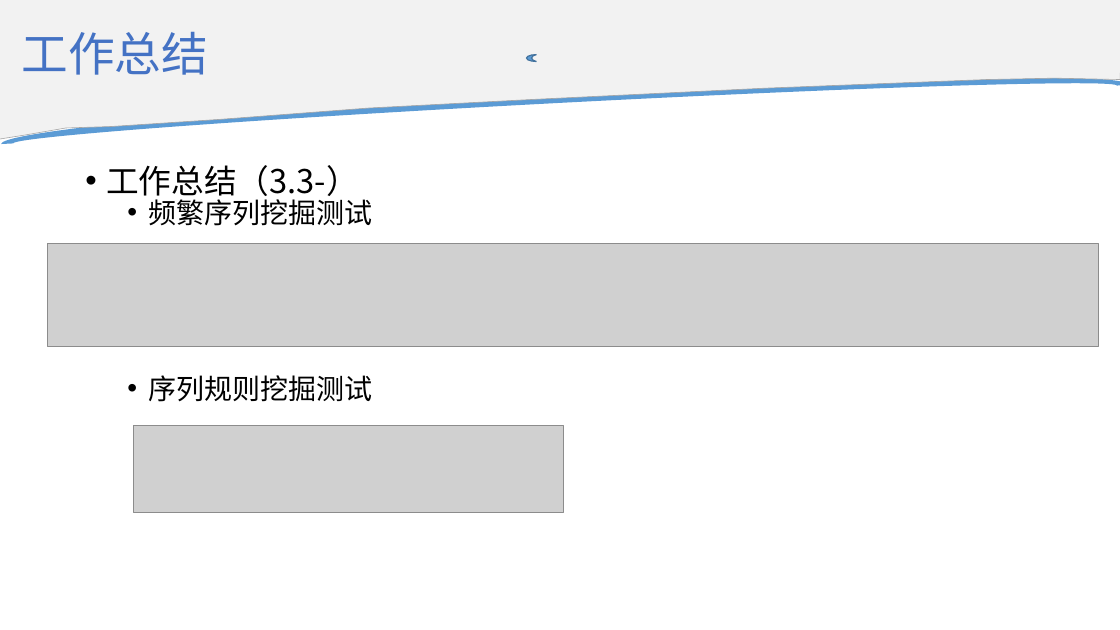
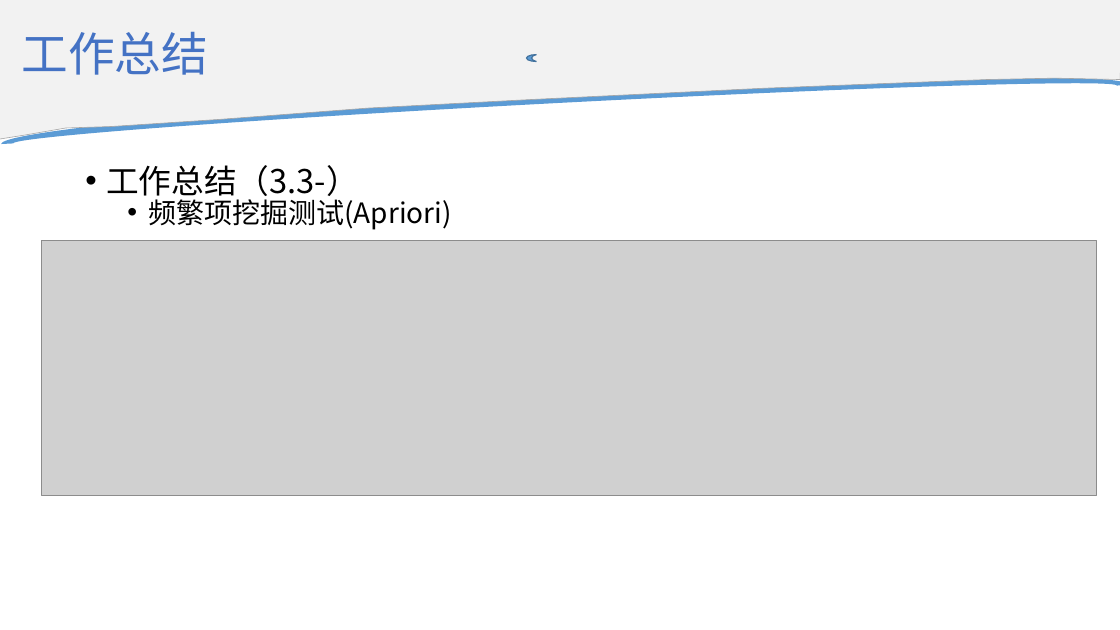
Before and after one commit to Xsaopig/C4_5G, a slide deck: slide 21 of 承载网故障检测项目工作汇报.pptx (slide 20 before the commit). Drawn at 1120x630 pixels with LibreOffice and Linux fonts; fonts in the diff are those of the drawing; grey boxes stand for pictures. Boxes give left, top, right and bottom in pixels: in the first picture for what was removed or moved away, otherwise in the second. Text is boxed around its words. In the diff, an @@ line names an element or a change of style, - is before the commit and + after.

```diff
--- a/承载网故障检测项目工作汇报.pptx
+++ b/承载网故障检测项目工作汇报.pptx
@@ text at [148, 195, 451, 230]: text changed @@
-  • 频繁序列挖掘测试
-  • 序列规则挖掘测试
+  • 频繁项挖掘测试(Apriori)
@@ picture added at [41, 240, 1097, 495] @@
@@ picture removed at [47, 244, 1098, 347] @@
@@ picture removed at [134, 426, 564, 513] @@
```
Also in this commit, not shown: 5 slides added, 1 slide removed, 6 other files.
